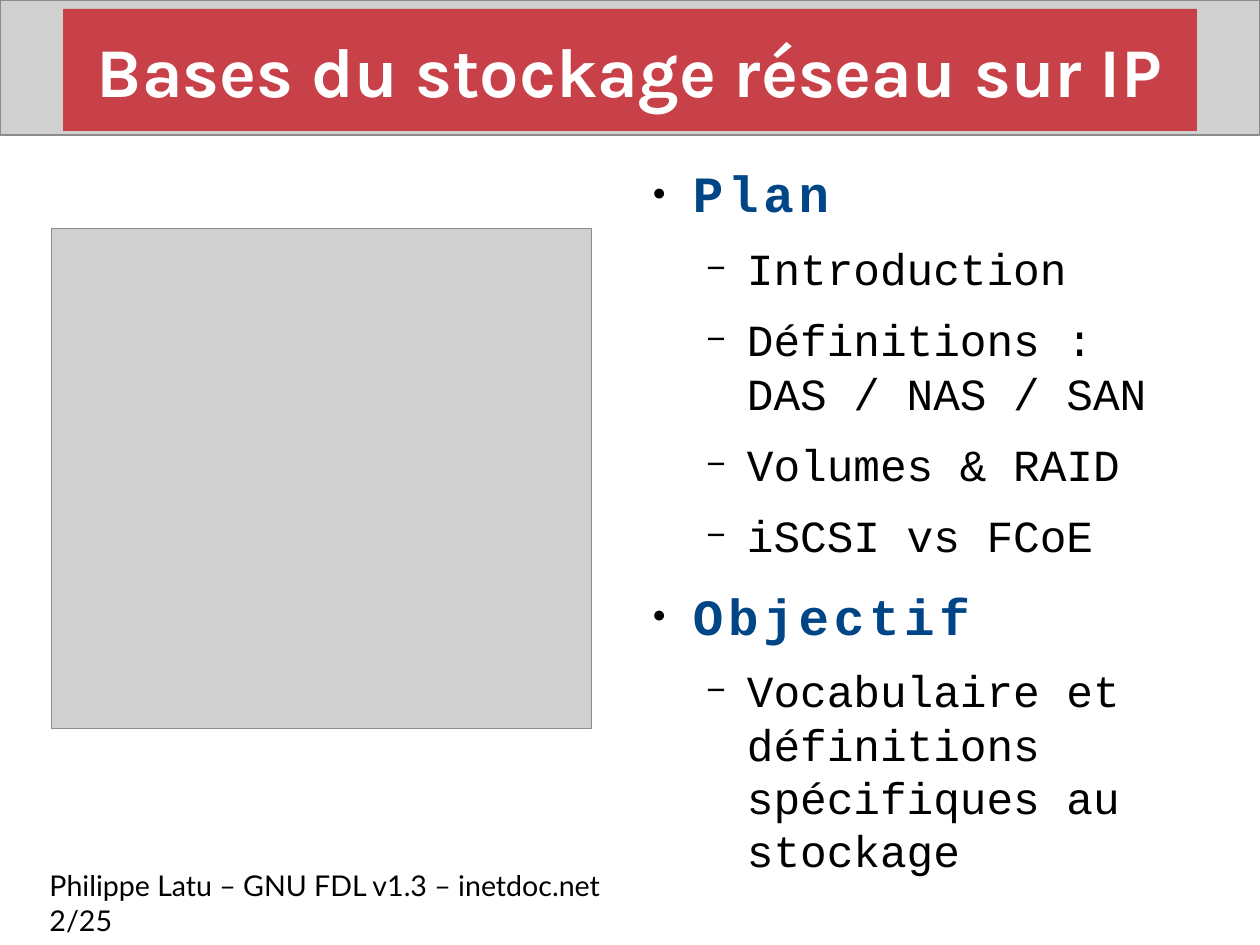
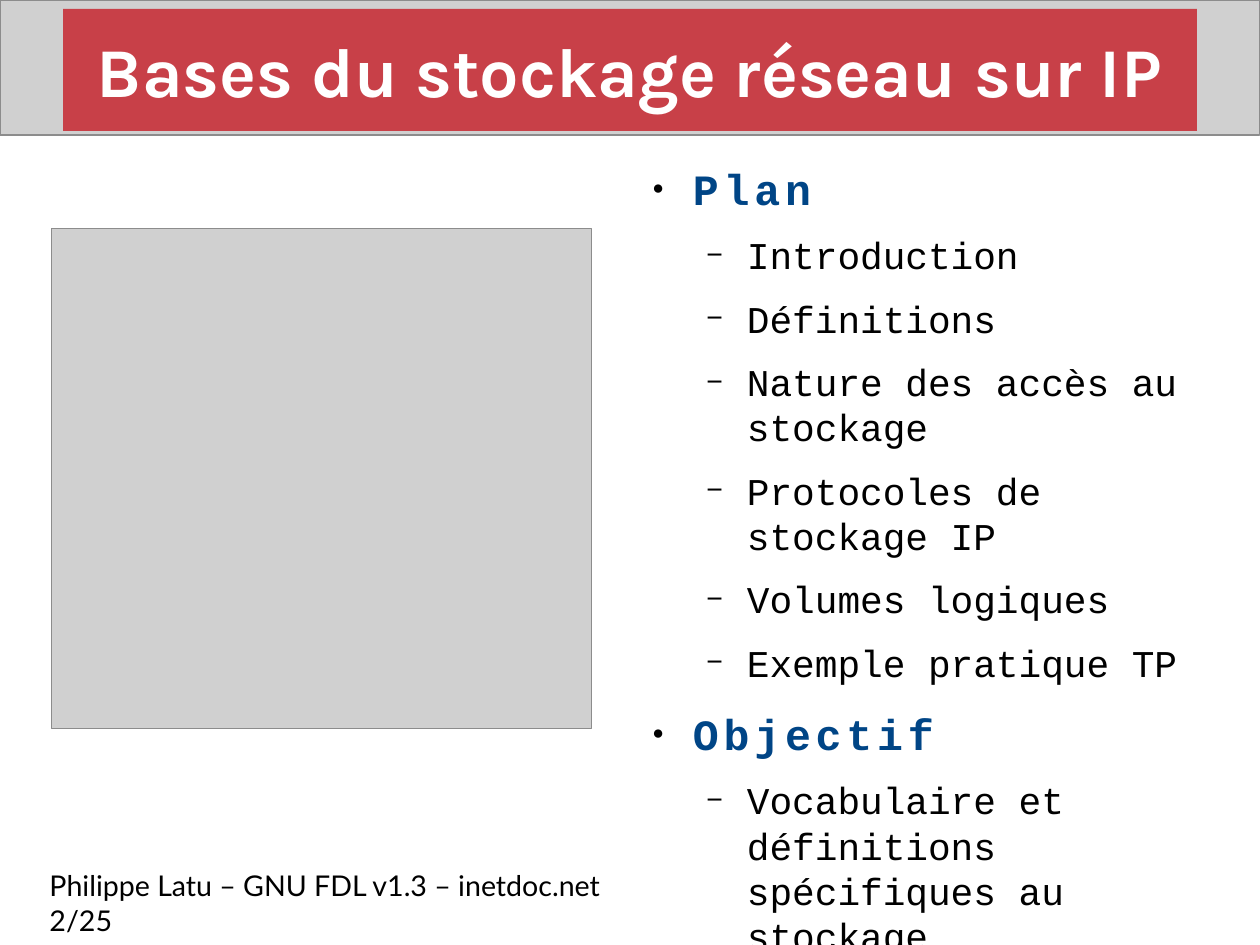
Before and after one commit to platu/inetdoc, a slide deck: slide 2 of presentations/stockage-reseau/stockage-reseau.odp. Drawn at 1260x945 pixels with LibreOffice and Linux fonts; fonts in the diff are those of the drawing; grey boxes stand for pictures. Boxes give left, top, right and bottom in pixels: in the first picture for what was removed or moved away, otherwise in the second. Text is boxed around its words. In the diff, an @@ line names an element or a change of style, - is before the commit and + after.

Commit message:
Nouvelle édition présentation stockage réseau
. Correction plan
. Transfert manuel vues avec tableau

```diff
--- a/presentations/stockage-reseau/stockage-reseau.odp
+++ b/presentations/stockage-reseau/stockage-reseau.odp
@@ text at [693,173,1064,913]: size 32 to 27.2 pt in "Plan", "Objectif"; size 28 to 23.8 pt in "Introduction", "Vocabulaire et définitions spécifiques au stockage" @@
@@ text at [747,306,1177,685]: text changed; size 28 to 23.8 pt @@
-  − Définitions : DAS / NAS / SAN
-  − Volumes & RAID
-  − iSCSI vs FCoE
+  − Définitions
+  − Nature des accès au stockage
+  − Protocoles de stockage IP
+  − Volumes logiques
+  − Exemple pratique TP
```
Also in this commit, not shown: 2 other slides changed.
